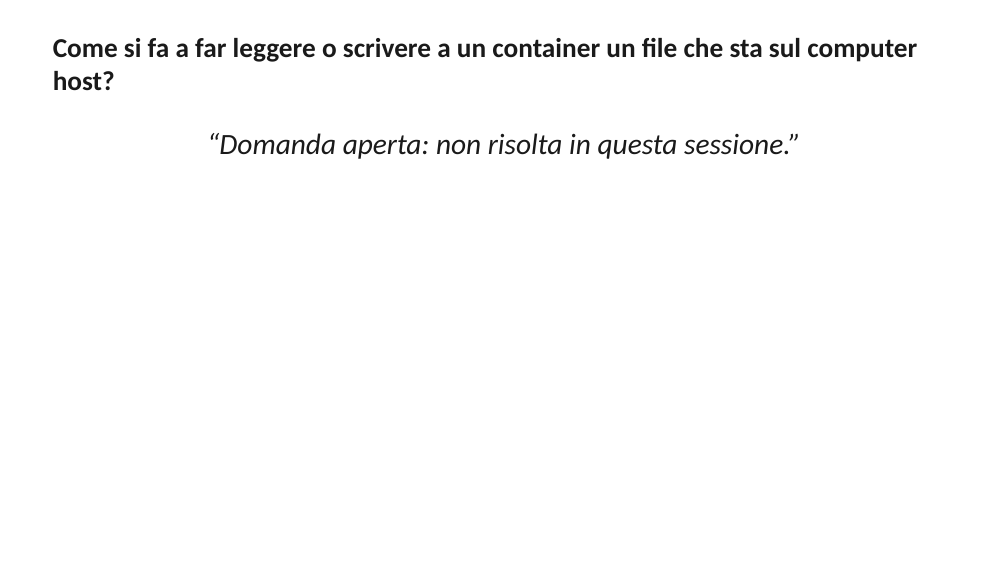
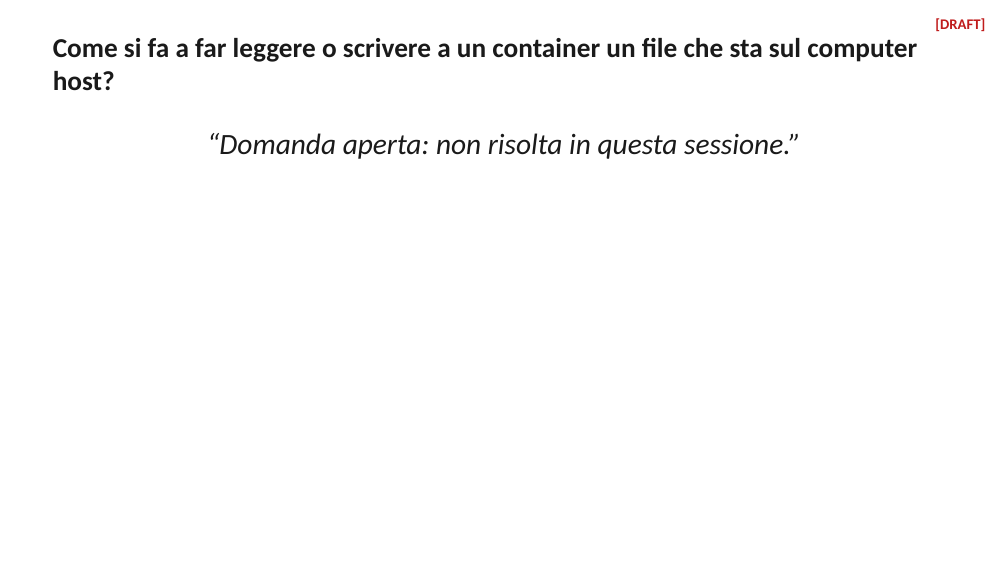
Before and after one commit to danidemi/teaching-support, a slide deck: slide 16 of learning-test-course-docker/material/slides/out/session-01.pptx. Drawn at 1008x567 pixels with LibreOffice and Linux fonts; fonts in the diff are those of the drawing. Boxes give left, top, right and bottom in pixels: in the first picture for what was removed or moved away, otherwise in the second. Text is boxed around its words. In the diff, an @@ line names an element or a change of style, - is before the commit and + after.

```diff
--- a/learning-test-course-docker/material/slides/out/session-01.pptx
+++ b/learning-test-course-docker/material/slides/out/session-01.pptx
@@ text added at bbox=[935, 18, 985, 31], 14 pt, text #C01C1C, bold @@
+[DRAFT]
```
Also in this commit, not shown: 20 other slides changed, 59 other files.
